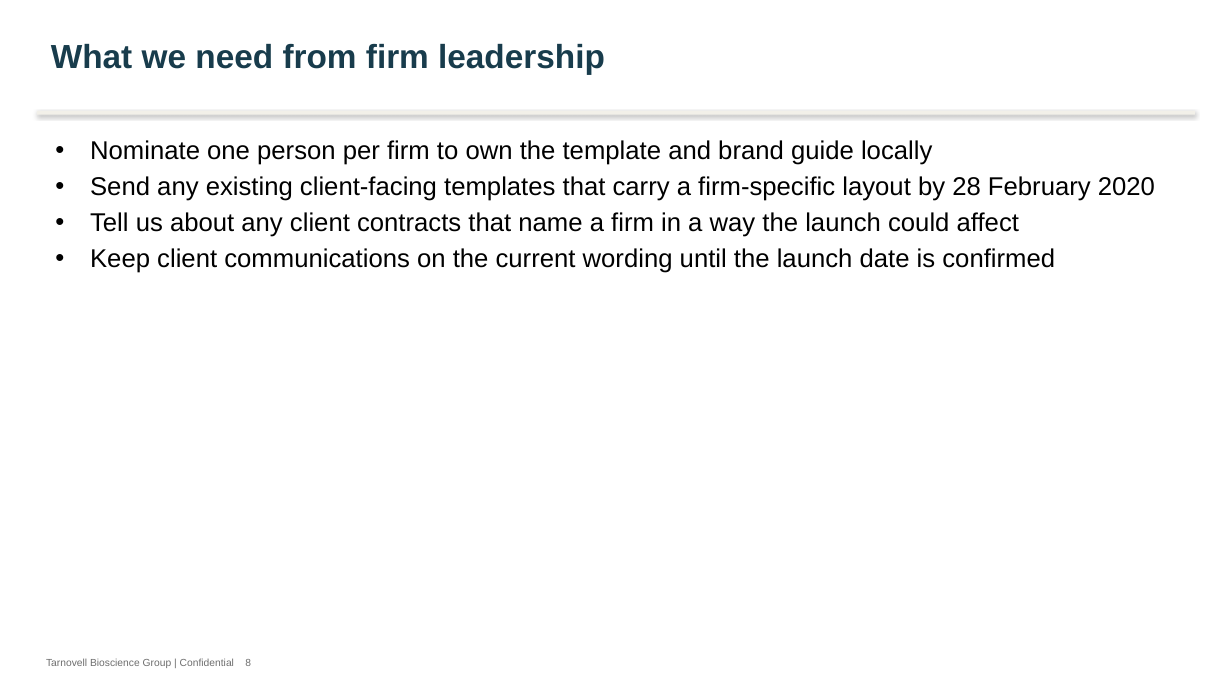
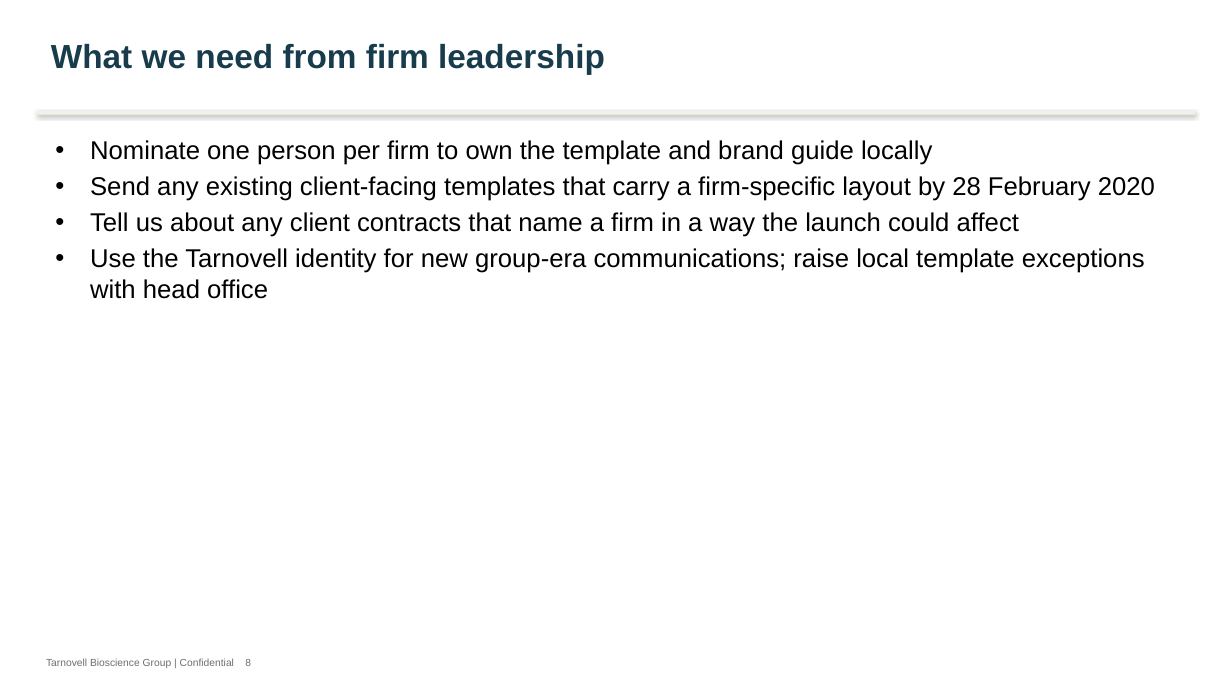
Before and after one commit to 60xAI/portco-mock-dataset, a slide deck: slide 8 of output/archive/Tarnovell_Group/Brand/Launch/2020/Tarnovell_Group_Brand_Launch_2020-02.pptx. Drawn at 1232x693 pixels with LibreOffice and Linux fonts; fonts in the diff are those of the drawing. Boxes give left, top, right and bottom in pixels: in the first picture for what was removed or moved away, otherwise in the second. Text is boxed around its words. In the diff, an @@ line names an element or a change of style, - is before the commit and + after.

```diff
--- a/output/archive/Tarnovell_Group/Brand/Launch/2020/Tarnovell_Group_Brand_Launch_2020-02.pptx
+++ b/output/archive/Tarnovell_Group/Brand/Launch/2020/Tarnovell_Group_Brand_Launch_2020-02.pptx
@@ text at [90, 248, 1145, 299]: text changed @@
-• Keep client communications on the current wording until the launch date is confirmed
+• Use the Tarnovell identity for new group-era communications; raise local template exceptions with head office
```
Also in this commit, not shown: 4 other slides changed, 1 other file.
